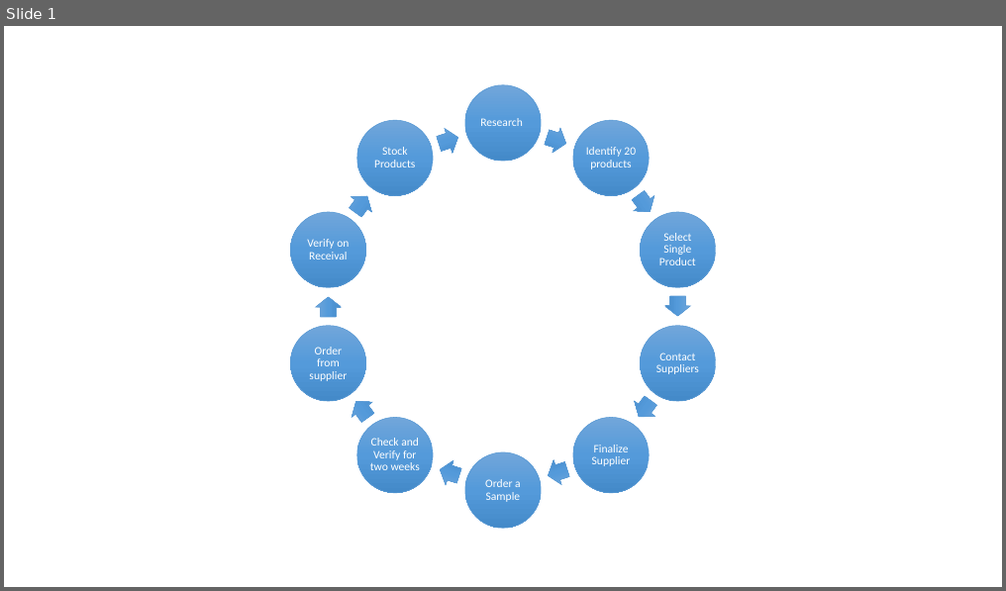
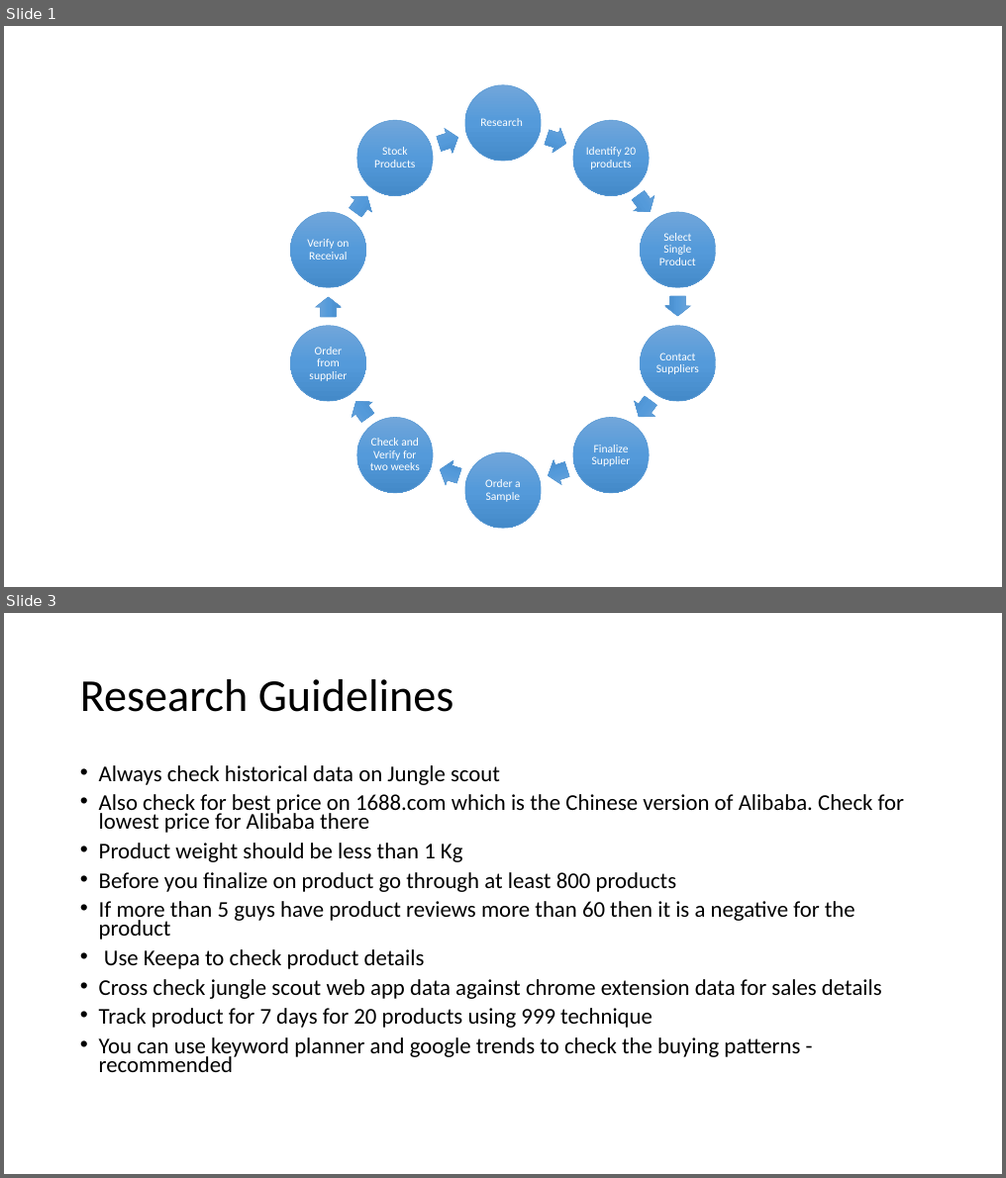
Before and after one commit to shaiksameercse/framework, a slide deck: framework/Product Research/ProductResearchFlow.pptx. Shown one above the other, each under a label of ours: slide 1 before the commit, slides 1 and 3 after it; the slides between them are not shown. The pictures are 1006x591 and 1006x1178 pixels, drawn with LibreOffice and Linux fonts; fonts in the diff are those of the drawing. Boxes give left, top, right and bottom in pixels: in the first picture for what was removed or moved away, otherwise in the second. Text is boxed around its words. In the diff, an @@ line names an element or a change of style, - is before the commit and + after.

```diff
--- a/framework/Product Research/ProductResearchFlow.pptx
+++ b/framework/Product Research/ProductResearchFlow.pptx
@@ slide 3 added at (x1=4, y1=613, x2=1002, y2=1174), background #FFFFFF @@
@@ title added at (x1=80, y1=679, x2=454, y2=712), 44 pt, text #000000 @@
+Research Guidelines
@@ text added at (x1=99, y1=765, x2=904, y2=1072), 21.7 pt, text #000000 @@
+• Always check historical data on Jungle scout
+• Also check for best price on 1688.com which is the Chinese version of Alibaba. Check for lowest price for Alibaba there
+• Product weight should be less than 1 Kg
+• Before you finalize on product go through at least 800 products
+• If more than 5 guys have product reviews more than 60 then it is a negative for the product
+• Use Keepa to check product details
+• Cross check jungle scout web app data against chrome extension data for sales details
+• Track product for 7 days for 20 products using 999 technique
+• You can use keyword planner and google trends to check the buying patterns - recommended
```
Also in this commit, not shown: 1 slide changed, 1 slide removed.
